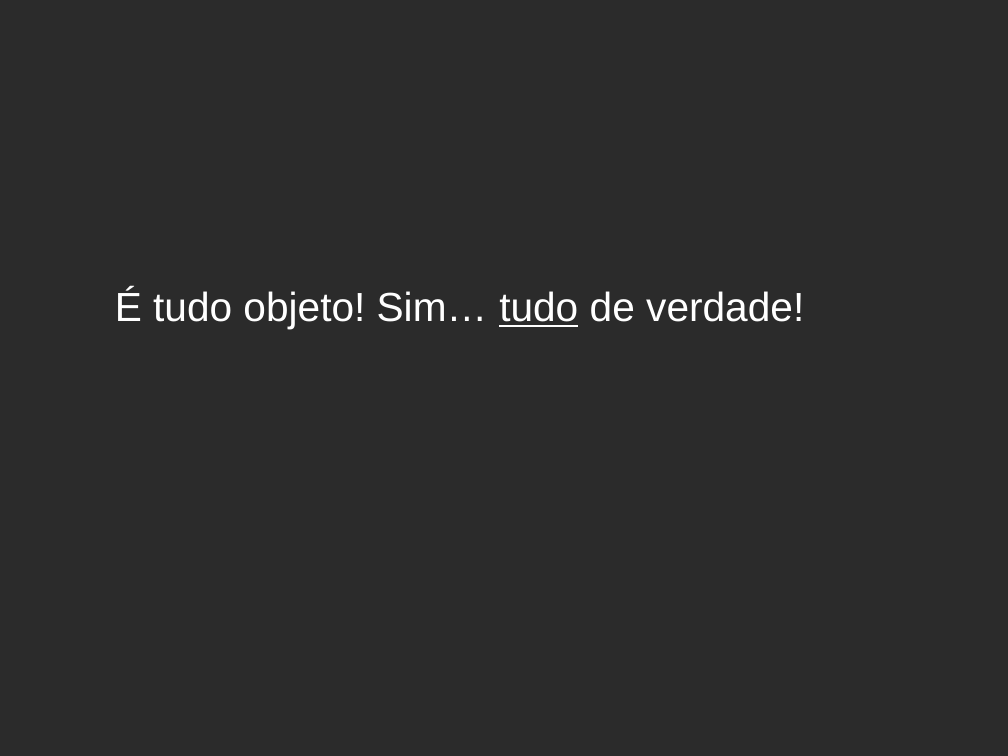
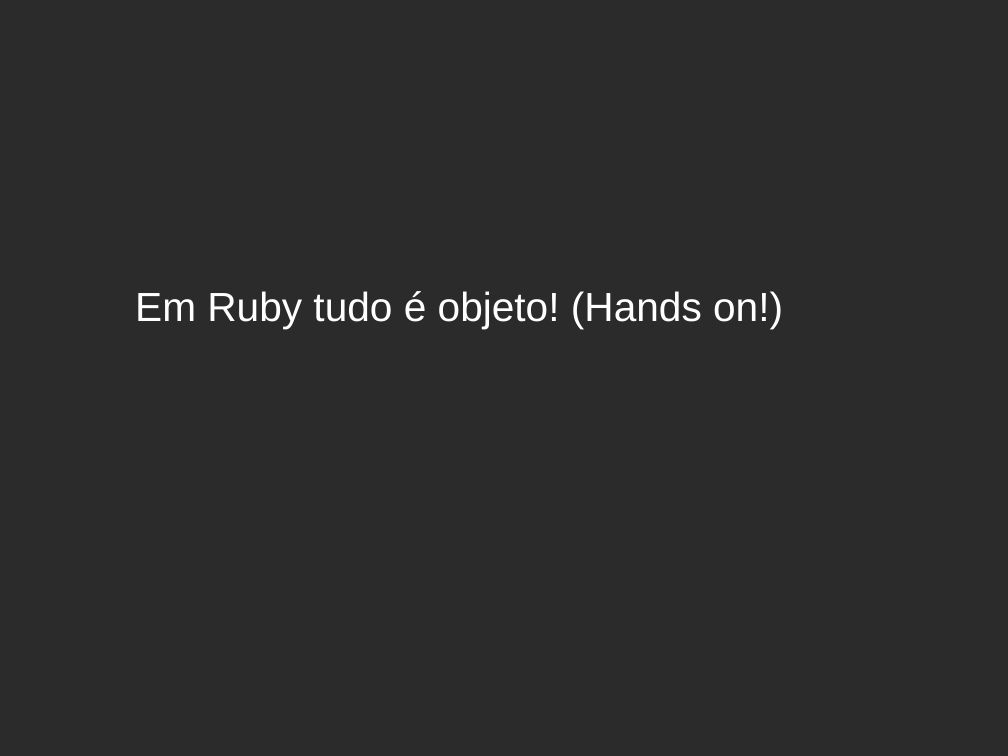
Before and after one commit to hbobenicio/ruby-examples, a slide deck: slide 14 of apresentacao-ruby.odp (slide 8 before the commit). Drawn at 1008x756 pixels with LibreOffice and Linux fonts; fonts in the diff are those of the drawing; background and template pictures are left out; a plain dark background stands for a picture behind light text. Boxes give left, top, right and bottom in pixels: in the first picture for what was removed or moved away, otherwise in the second. Text is boxed around its words. In the diff, an @@ line names an element or a change of style, - is before the commit and + after.

```diff
--- a/apresentacao-ruby.odp
+++ b/apresentacao-ruby.odp
@@ subtitle at box(135, 291, 783, 329): text changed @@
-É tudo objeto! Sim… tudo de verdade!
+Em Ruby tudo é objeto! (Hands on!)
```
Also in this commit, not shown: 3 other slides changed, 6 slides added, 1 slide removed, 2 other files.
